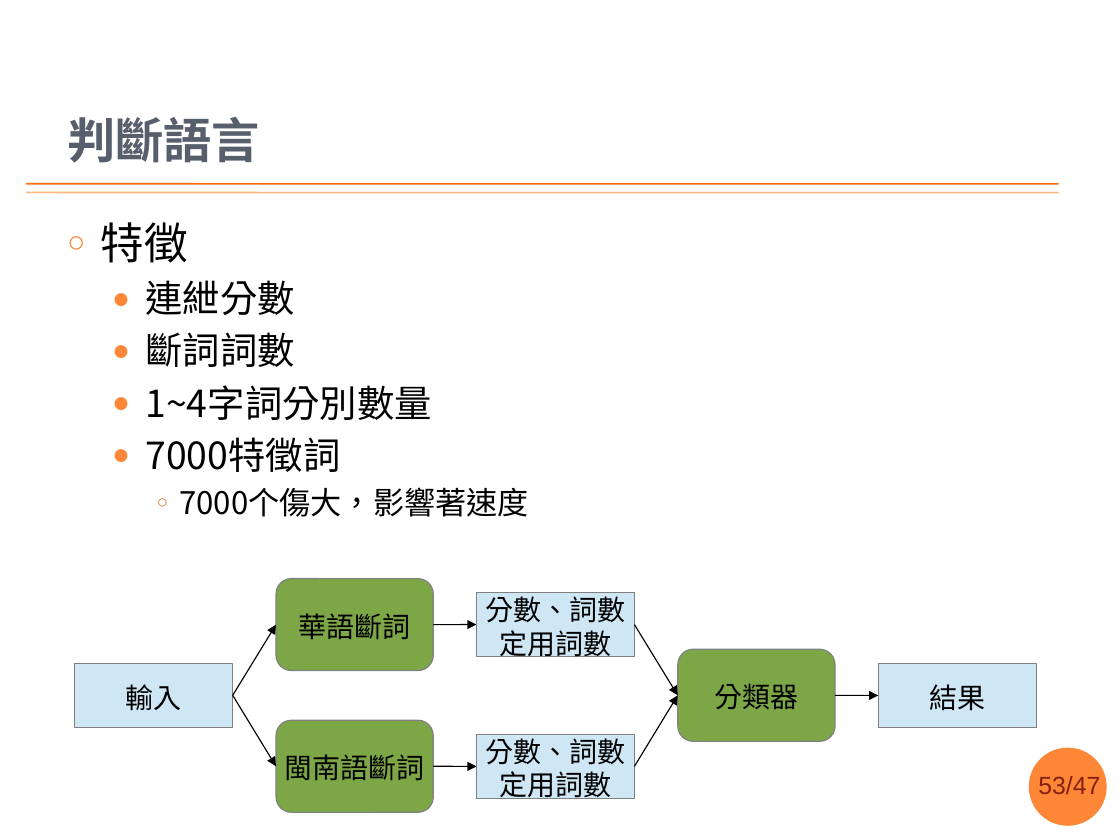
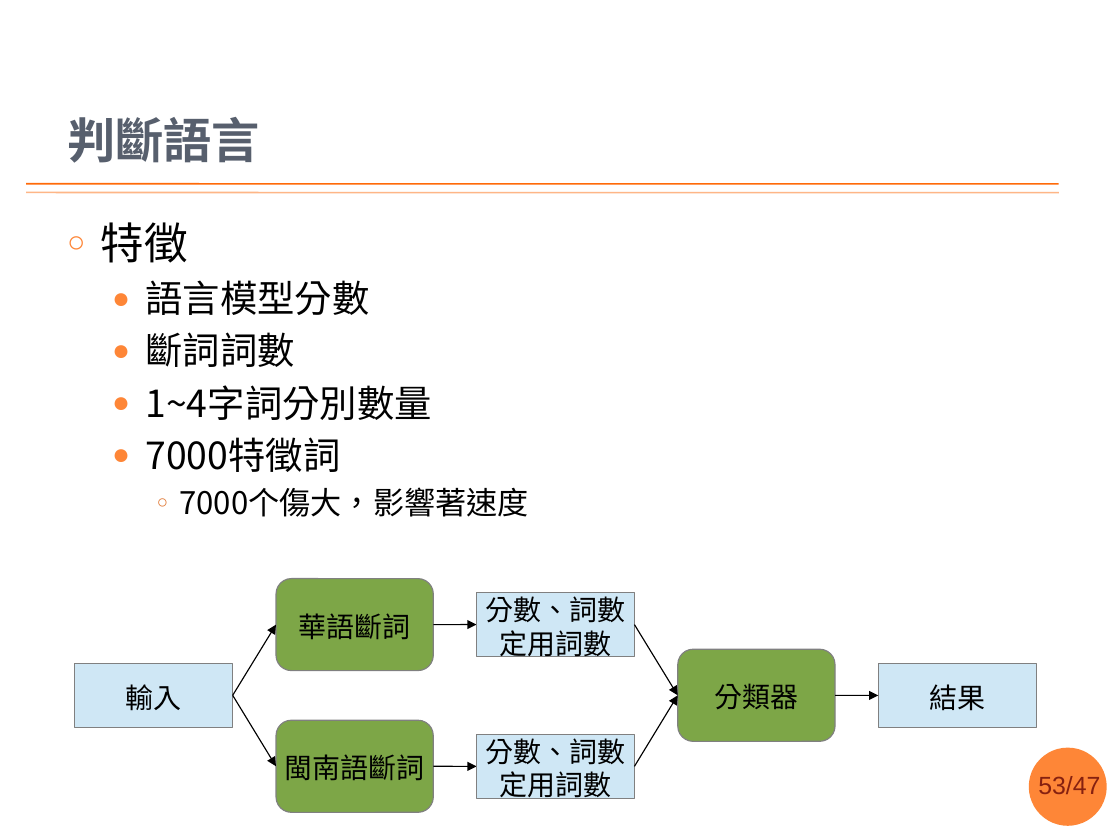
Before and after one commit to sih4sing5hong5/po3-ko3_tau5-iann2-phinn3, a slide deck: slide 53 of 翻譯報告.pptx. Drawn at 1120x840 pixels with LibreOffice and Linux fonts; fonts in the diff are those of the drawing; background and template pictures are left out. Boxes give left, top, right and bottom in pixels: in the first picture for what was removed or moved away, otherwise in the second. Text is boxed around its words. In the diff, an @@ line names an element or a change of style, - is before the commit and + after.

```diff
--- a/翻譯報告.pptx
+++ b/翻譯報告.pptx
@@ text at box(146, 280, 370, 315): text changed @@
-  ● 連紲分數
+  ● 語言模型分數
```
Also in this commit, not shown: 9 other slides changed.
